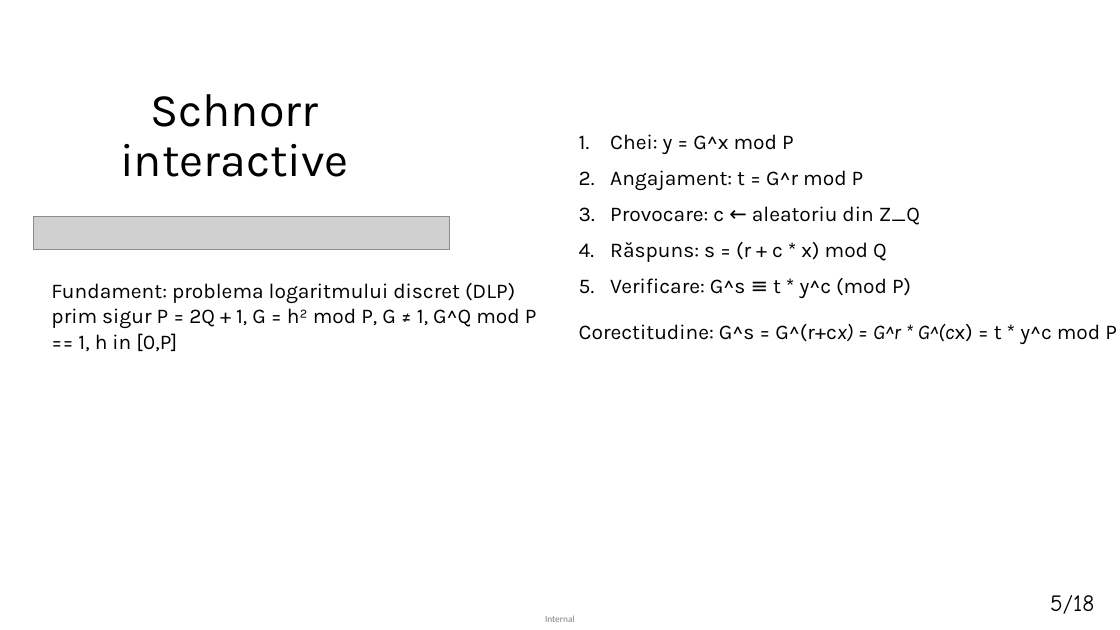
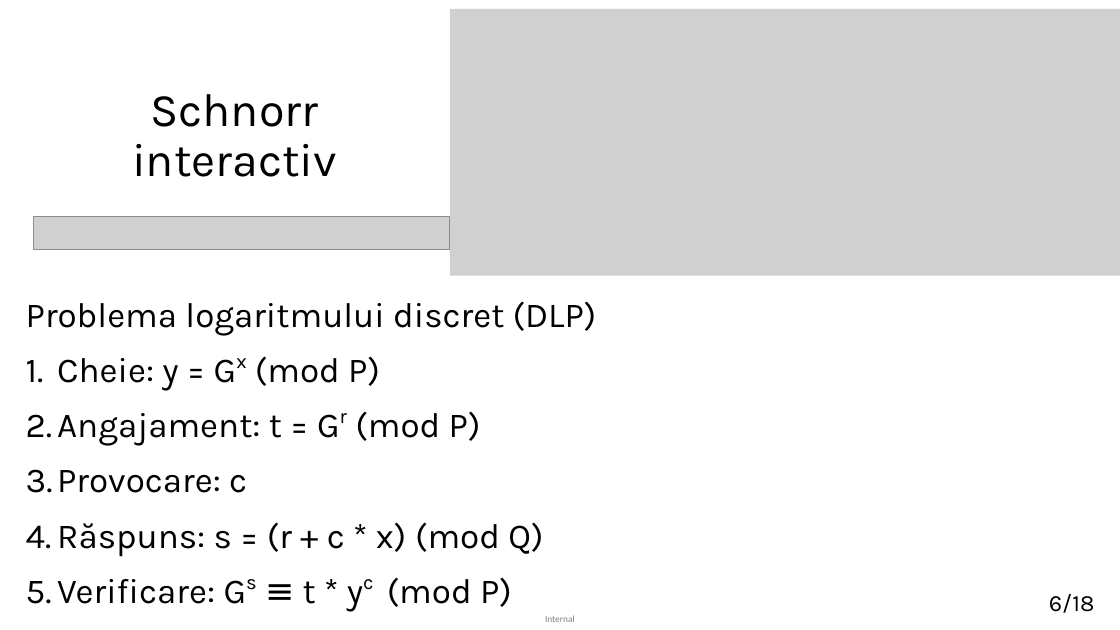
Before and after one commit to matei-rares-a/acas, a slide deck: slide 6 of docs/prezentare/current_draft/disertatie_matei_rares_prezentare_main.pptx. Drawn at 1120x630 pixels with LibreOffice and Linux fonts; fonts in the diff are those of the drawing; grey boxes stand for pictures. Boxes give left, top, right and bottom in pixels: in the first picture for what was removed or moved away, otherwise in the second. Text is boxed around its words. In the diff, an @@ line names an element or a change of style, - is before the commit and + after.

```diff
--- a/docs/prezentare/current_draft/disertatie_matei_rares_prezentare_main.pptx
+++ b/docs/prezentare/current_draft/disertatie_matei_rares_prezentare_main.pptx
@@ picture added at bbox=[450, 9, 1120, 276] @@
@@ title at bbox=[132, 94, 337, 177]: text changed @@
-Schnorr
-interactive
+Schnorr
+interactiv
@@ text removed at bbox=[51, 283, 537, 351] @@
-Fundament: problema logaritmului discret (DLP)
-prim sigur P = 2Q + 1, G = h² mod P, G ≠ 1, G^Q mod P == 1, h in [0,P]
@@ text at bbox=[26, 301, 597, 607]: text changed; size 18 to 30 pt @@
-1. Chei: y = G^x mod P
-2. Angajament: t = G^r mod P
-3. Provocare: c ← aleatoriu din Z_Q
-4. Răspuns: s = (r + c * x) mod Q
-5. Verificare: G^s ≡ t * y^c (mod P)
-Corectitudine: G^s = G^(r+cx) = G^r * G^(cx) = t * y^c mod P
+Problema logaritmului discret (DLP)
+1. Cheie: y = Gx (mod P)
+2. Angajament: t = Gr (mod P)
+3. Provocare: c
+4. Răspuns: s = (r + c * x) (mod Q)
+5. Verificare: Gs ≡ t * yc (mod P)
@@ text at bbox=[1049, 594, 1095, 613]: text changed; font Comic Neue to Karla @@
-5/18
+6/18
```
Also in this commit, not shown: 14 other slides changed, 4 slides added, 4 slides removed, 9 other files.
